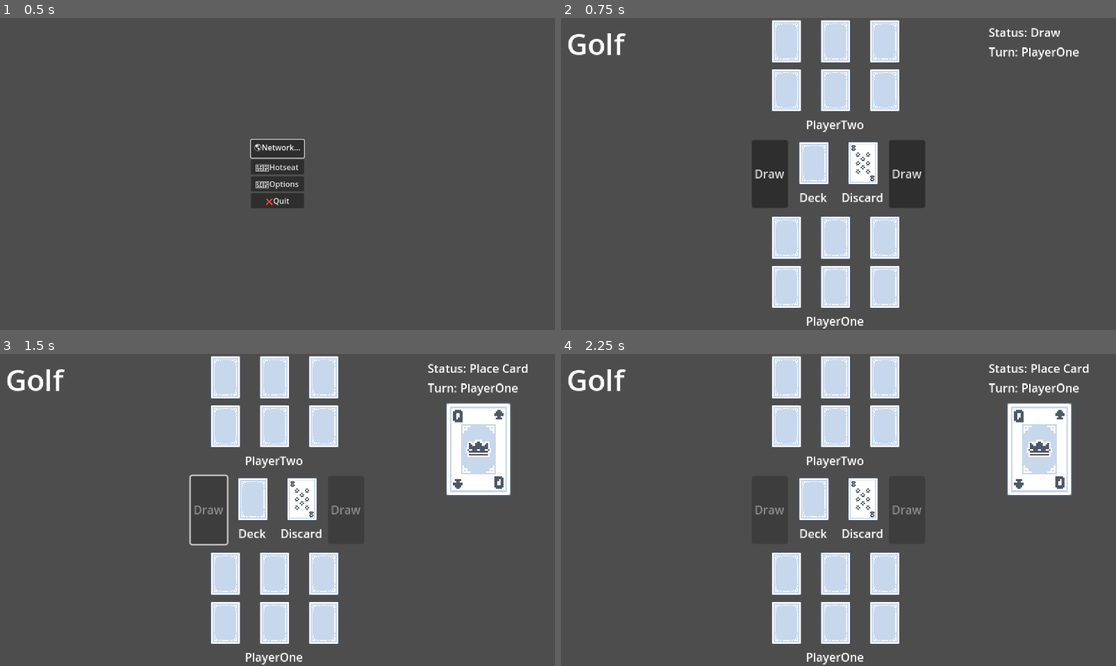
Above: before the commit, frames 1-4 (two rows, left to right).
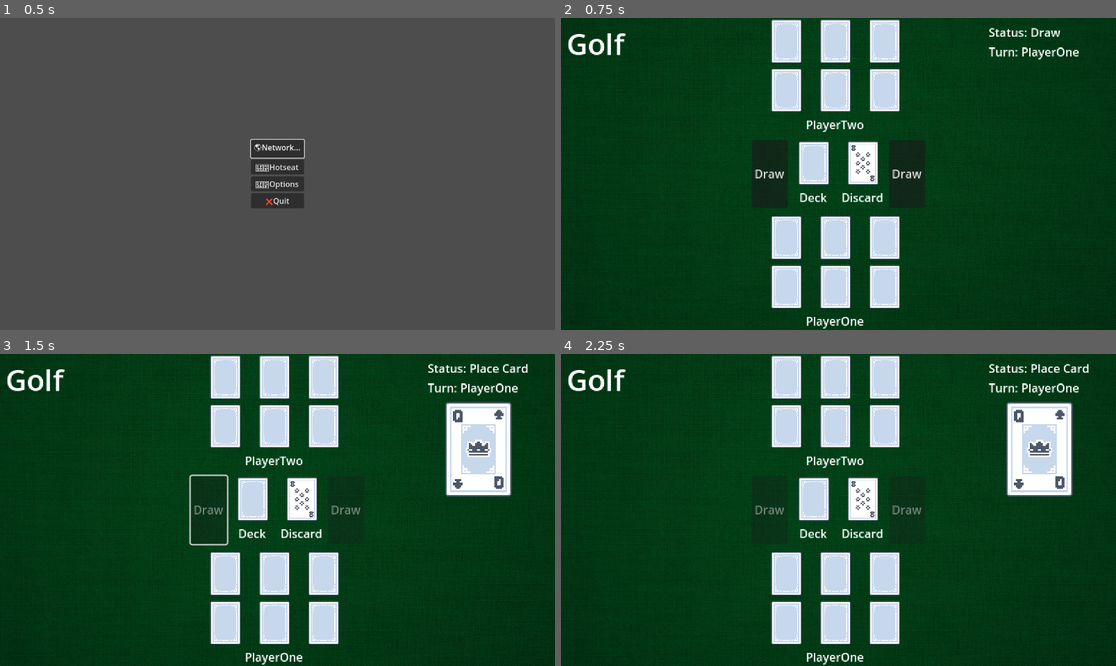
Above: after the commit, the same moments.

Repository: WonkyMic/golf_cards_godot
Game: Godot game, scene res://menu.tscn
The game is run twice, just before and just after one commit, with the same random seed, the same clock (stepped at 60 frames per second) and the same inputs.
Inputs (mouse positions are in pixels of both pictures, inside the frame that each line leads up to):
- Up to frame 1 (0.5 s): no input
- Up to frame 2 (0.75 s): click "🖥️Hotseat" at 0.5 s
- Up to frame 3 (1.5 s): click "Draw" at 1.25 s
- Up to frame 4 (2.25 s): click (816, 497) at 2.02 s

Frame 1 is identical in both runs. In frame 2, 89% of the frame differs, in the area x 0-100%, y 0-100%; in frame 3, 85%; in frame 4, 85%.

Commit message:
add green speed cloth background to game board

Diff:
--- a/main.tscn
+++ b/main.tscn
@@ -1,13 +1,30 @@
-[gd_scene load_steps=6 format=3 uid="uid://bfuld6fnl6oat"]
+[gd_scene load_steps=7 format=3 uid="uid://bfuld6fnl6oat"]
 
 [ext_resource type="Script" path="res://main.gd" id="1_jkac5"]
 [ext_resource type="PackedScene" uid="uid://cjr55wsdv0nng" path="res://player.tscn" id="2_2035l"]
 [ext_resource type="PackedScene" uid="uid://e6ownkyurw27" path="res://deck_and_discard.tscn" id="2_rxxxg"]
+[ext_resource type="Texture2D" uid="uid://jg3yi0gypbop" path="res://assets/background/kelly-green-canvas-fabric-texture.jpg" id="2_xdgpx"]
 [ext_resource type="PackedScene" uid="uid://bhlt65yso7yd2" path="res://info.tscn" id="4_p0s2j"]
 [ext_resource type="PackedScene" uid="uid://tk8uscsfeqvn" path="res://widgets/chat_panel.tscn" id="5_qxobr"]
 
 [node name="Main" type="Node2D"]
 script = ExtResource("1_jkac5")
+
+[node name="TextureRect" type="TextureRect" parent="."]
+anchors_preset = 8
+anchor_left = 0.5
+anchor_top = 0.5
+anchor_right = 0.5
+anchor_bottom = 0.5
+offset_left = -462.0
+offset_top = -308.0
+offset_right = 462.0
+offset_bottom = 308.0
+grow_horizontal = 2
+grow_vertical = 2
+texture = ExtResource("2_xdgpx")
+expand_mode = 3
+stretch_mode = 5
 
 [node name="Camera2D" type="Camera2D" parent="."]
 zoom = Vector2(1.5, 1.5)
